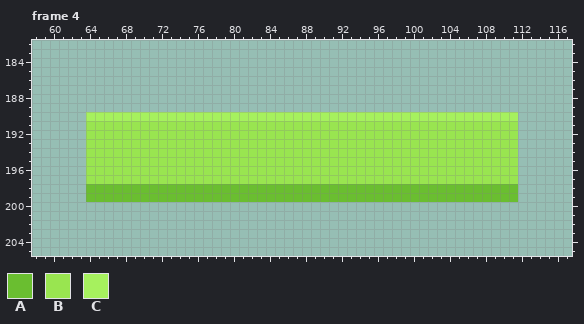
Edited in one commit: pixel-art file (Assets/Sprites/ControlRoom.aseprite). That is the earlier state.
480x270 pixels, 11 frames. Shown: frame 4: x 58..117, y 182..205. The commit also changed other frames, which this record leaves out.
Visible layers, top first: "MiniGameZone", "Cursor", "Button Zone #2", "Button Zone", "Line", "BG".
Palette (. is transparent): A #6abe30  B #99e550  C #a6f15e
Pixels before, frame 4, first column x 64:
190 CCCCCCCCCCCCCCCCCCCCCCCCCCCCCCCCCCCCCCCCCCCCCCCC
191 BBBBBBBBBBBBBBBBBBBBBBBBBBBBBBBBBBBBBBBBBBBBBBBB
192 BBBBBBBBBBBBBBBBBBBBBBBBBBBBBBBBBBBBBBBBBBBBBBBB
193 BBBBBBBBBBBBBBBBBBBBBBBBBBBBBBBBBBBBBBBBBBBBBBBB
194 BBBBBBBBBBBBBBBBBBBBBBBBBBBBBBBBBBBBBBBBBBBBBBBB
195 BBBBBBBBBBBBBBBBBBBBBBBBBBBBBBBBBBBBBBBBBBBBBBBB
196 BBBBBBBBBBBBBBBBBBBBBBBBBBBBBBBBBBBBBBBBBBBBBBBB
197 BBBBBBBBBBBBBBBBBBBBBBBBBBBBBBBBBBBBBBBBBBBBBBBB
198 AAAAAAAAAAAAAAAAAAAAAAAAAAAAAAAAAAAAAAAAAAAAAAAA
199 AAAAAAAAAAAAAAAAAAAAAAAAAAAAAAAAAAAAAAAAAAAAAAAA
And afterwards:
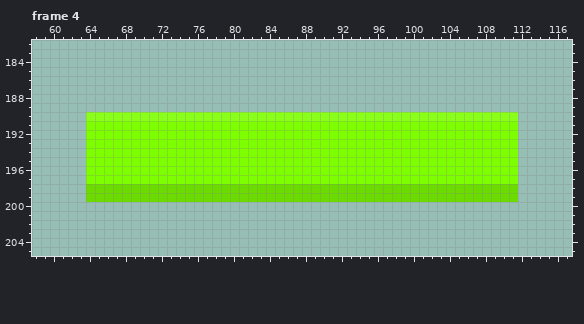
Difference:
colour A: #6abe30 -> #6cdc00
colour B: #99e550 -> #7dff00
colour C: #a6f15e -> #8aff1a
